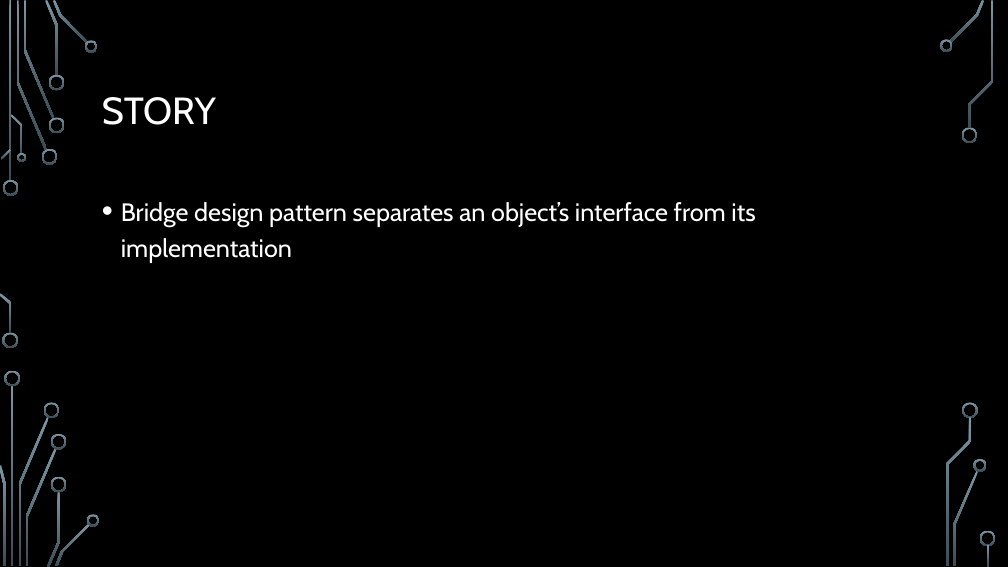
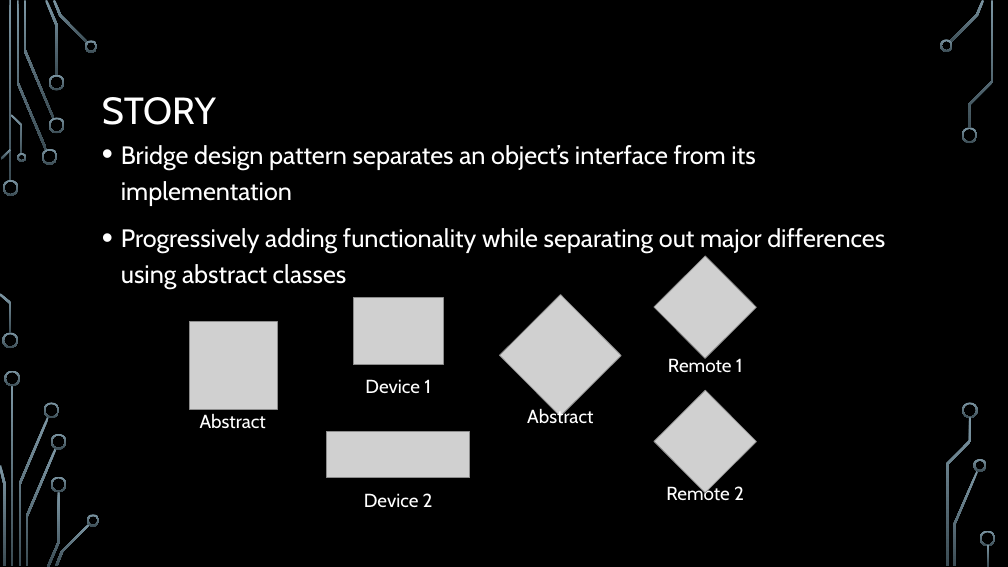
Before and after one commit to RedwanAlbadawi/CS5551_ASE, a slide deck: slide 2 of Design Patterns/Bridge Design Pattern.pptx. Drawn at 1008x567 pixels with LibreOffice and Linux fonts; fonts in the diff are those of the drawing; grey boxes stand for pictures; background and template pictures are left out. Boxes give left, top, right and bottom in pixels: in the first picture for what was removed or moved away, otherwise in the second. Text is boxed around its words. In the diff, an @@ line names an element or a change of style, - is before the commit and + after.

```diff
--- a/Design Patterns/Bridge Design Pattern.pptx
+++ b/Design Patterns/Bridge Design Pattern.pptx
@@ text "Bridge design pattern separates an ...": place and size @@
-text "Bridge design pattern separates an ..." at [121,202,755,263]
+text "Bridge design pattern separates an ..." at [121,145,885,289]
@@ text at [121,228,885,289]: paragraph added @@
+• Progressively adding functionality while separating out major differences using abstract classes
@@ picture added at [654,256,757,358] @@
@@ picture added at [353,298,443,365] @@
@@ picture added at [499,294,621,416] @@
@@ picture added at [189,321,277,409] @@
@@ text added at [668,356,743,373], 18 pt, text #FFFFFF @@
+Remote 1
@@ text added at [365,379,431,393], 18 pt, text #FFFFFF @@
+Device 1
@@ text added at [200,414,266,429], 18 pt, text #FFFFFF @@
+Abstract
@@ text added at [527,407,593,424], 18 pt, text #FFFFFF @@
+Abstract
@@ picture added at [654,390,757,493] @@
@@ picture added at [327,432,470,478] @@
@@ text added at [364,493,433,507], 18 pt, text #FFFFFF @@
+Device 2
@@ text added at [666,484,744,501], 18 pt, text #FFFFFF @@
+Remote 2
```
Also in this commit, not shown: 1 other slide changed.
